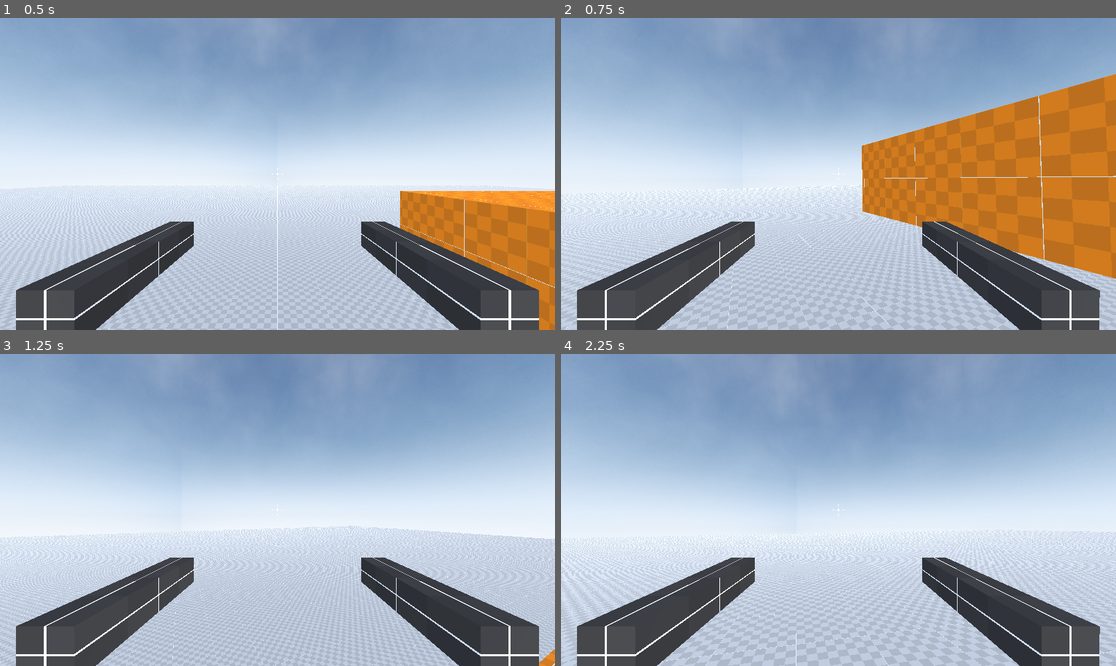
Above: before the commit, frames 1-4 (two rows, left to right).
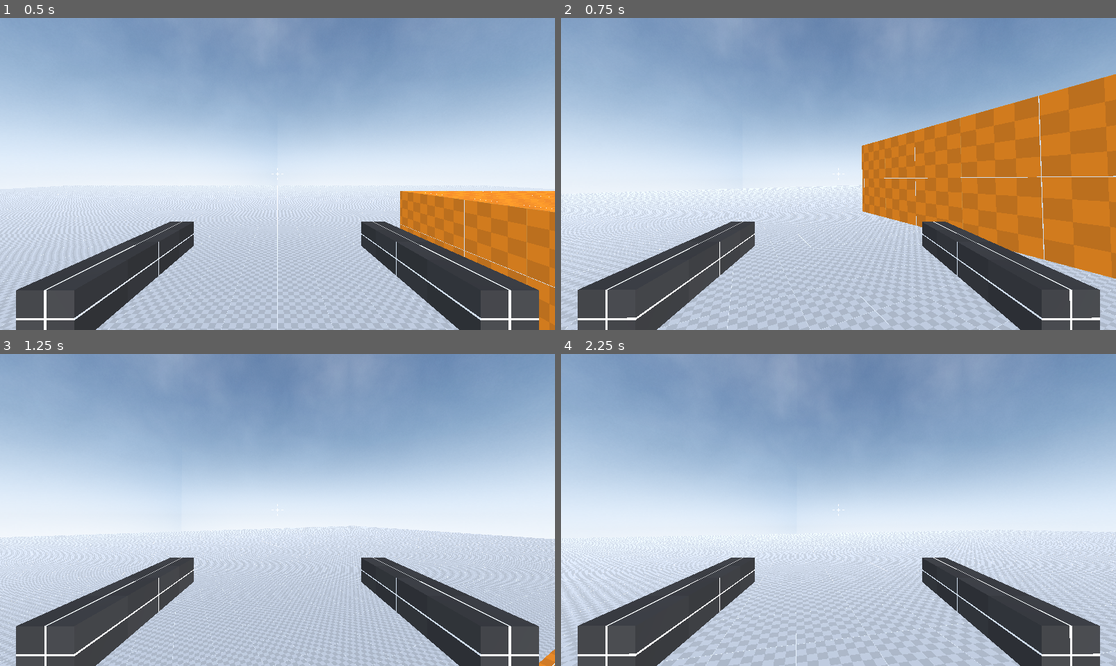
Above: after the commit, the same moments.

Repository: Emaleth/Anathema_old
Game: Godot game, scene res://world.tscn
Two runs of this game, one before a commit and one after it. Both use one fixed random seed, a clock stepped at 60 frames per second and the inputs below.
Inputs (mouse positions are in pixels of both pictures, inside the frame that each line leads up to):
- Up to frame 1 (0.5 s): no input
- Up to frame 2 (0.75 s): move the mouse to (866, 174) at 0.52 s; hold W (move_forward) from 0.53 s (still down); hold C (crouch) from 0.53 s (still down); click (866, 174) at 0.67 s
- Up to frame 3 (1.25 s): keep holding W (move_forward); keep holding C (crouch); tap Space (jump) at 0.77 s
- Up to frame 4 (2.25 s): keep holding W (move_forward); move the mouse to (810, 510) at 1.27 s; release C (crouch) at 1.28 s; click (810, 510) at 1.35 s; tap Space (jump) at 1.52 s; move the mouse to (849, 503) at 2.02 s; right-click (849, 503) at 2.1 s

Frame 1 is identical in both runs. In frame 2, 0.3% of the frame differs, in the area x 2-98%, y 65-100%; in frame 3, less than 0.1%; in frame 4, 0.3%.

Commit message:
Changes to be committed: 	new file:   environment.tres 	modified:   project.godot 	modified:   source/actors/player/player.gd 	modified:   source/core/settings.gd 	modified:   world.tscn

Diff:
--- /dev/null
+++ b/environment.tres
@@ -0,0 +1,13 @@
+[gd_resource type="Environment" load_steps=4 format=3 uid="uid://c8ahbxm7apnk3"]
+
+[ext_resource type="Texture2D" uid="uid://q1xumeifxf2b" path="res://assets/textures/skyfinal.png" id="1_kr23t"]
+
+[sub_resource type="PanoramaSkyMaterial" id="PanoramaSkyMaterial_n8ane"]
+panorama = ExtResource("1_kr23t")
+
+[sub_resource type="Sky" id="Sky_ym78n"]
+sky_material = SubResource("PanoramaSkyMaterial_n8ane")
+
+[resource]
+background_mode = 2
+sky = SubResource("Sky_ym78n")
--- a/project.godot
+++ b/project.godot
@@ -25,3 +25,7 @@
 [editor_plugins]
 
 enabled=PackedStringArray("res://addons/debug_menu/plugin.cfg")
+
+[rendering]
+
+environment/defaults/default_environment="res://environment.tres"
--- a/source/actors/player/player.gd
+++ b/source/actors/player/player.gd
@@ -152,21 +152,24 @@
 	var hand_tilt_x := 0.0
 	var hand_tilt_y := 0.0
 	var hand_tilt_z := 0.0
+
 	if abs(mouse_motion_event_relative_y / viewport_size.y) > Settings.hand_tilt_deadzone:
 		hand_tilt_x = -mouse_motion_event_relative_y
 	if abs(mouse_motion_event_relative_x / viewport_size.x) > Settings.hand_tilt_deadzone:
 		hand_tilt_y = -mouse_motion_event_relative_x
 		hand_tilt_z = -mouse_motion_event_relative_x
 
+	var sway_direction = 1 if Settings.weapon_sway_lead else -1
+
 	for hand in [right_hand, left_hand]:
 		# X AXIS
-		hand.rotation_degrees.x = lerp(hand.rotation_degrees.x, sign(hand_tilt_x) * weapon_sway_amount, 0.1)
+		hand.rotation_degrees.x = lerp(hand.rotation_degrees.x, sign(hand_tilt_x * sway_direction) * weapon_sway_amount, 0.1)
 		hand.rotation_degrees.x = clamp(hand.rotation_degrees.x, -25, 25)
 		# Y AXIS
-		hand.rotation_degrees.y = lerp(hand.rotation_degrees.y, sign(hand_tilt_y) * weapon_sway_amount, 0.1)
+		hand.rotation_degrees.y = lerp(hand.rotation_degrees.y, sign(hand_tilt_y * sway_direction) * weapon_sway_amount, 0.1)
 		hand.rotation_degrees.y = clamp(hand.rotation_degrees.y, -25, 25)
 		# > AXIS
-		hand.rotation_degrees.z = lerp(hand.rotation_degrees.z, sign(hand_tilt_z) * weapon_sway_amount, 0.3)
+		hand.rotation_degrees.z = lerp(hand.rotation_degrees.z, sign(hand_tilt_z * sway_direction) * weapon_sway_amount, 0.3)
 		hand.rotation_degrees.z = clamp(hand.rotation_degrees.z, -25, 25)
 
 func rotate_player():
--- a/source/core/settings.gd
+++ b/source/core/settings.gd
@@ -3,3 +3,4 @@
 var mouse_sensitivity := 0.007
 var head_tilt_deadzone := 0.05
 var hand_tilt_deadzone := 0.001
+var weapon_sway_lead := false
--- a/world.tscn
+++ b/world.tscn
@@ -1,20 +1,10 @@
-[gd_scene load_steps=9 format=3 uid="uid://bddatxiwhrt7b"]
+[gd_scene load_steps=6 format=3 uid="uid://bddatxiwhrt7b"]
 
 [ext_resource type="PackedScene" uid="uid://cruro5nbk2ds" path="res://source/actors/player/player.tscn" id="1_fnffb"]
 [ext_resource type="Material" uid="uid://bxjk8g7oqv63i" path="res://assets/materials/light.tres" id="1_iddo6"]
 [ext_resource type="Material" uid="uid://cms78nc73istx" path="res://assets/materials/orange.tres" id="3_5gc0g"]
-[ext_resource type="Texture2D" uid="uid://q1xumeifxf2b" path="res://assets/textures/skyfinal.png" id="4_2glq5"]
+[ext_resource type="Environment" uid="uid://c8ahbxm7apnk3" path="res://environment.tres" id="4_w3iq6"]
 [ext_resource type="Texture2D" uid="uid://ck4au80p8sdyc" path="res://assets/crosshairs/crosshair003.png" id="5_mlso6"]
-
-[sub_resource type="PanoramaSkyMaterial" id="PanoramaSkyMaterial_n8ane"]
-panorama = ExtResource("4_2glq5")
-
-[sub_resource type="Sky" id="Sky_ym78n"]
-sky_material = SubResource("PanoramaSkyMaterial_n8ane")
-
-[sub_resource type="Environment" id="Environment_em4tc"]
-background_mode = 2
-sky = SubResource("Sky_ym78n")
 
 [node name="World" type="Node3D"]
 
@@ -49,7 +39,7 @@
 transform = Transform3D(1, 0, 0, 0, 0.866025, 0.5, 0, -0.5, 0.866025, 0, 0, 0)
 
 [node name="WorldEnvironment" type="WorldEnvironment" parent="Environment"]
-environment = SubResource("Environment_em4tc")
+environment = ExtResource("4_w3iq6")
 
 [node name="UserInterface" type="Control" parent="."]
 layout_mode = 3
